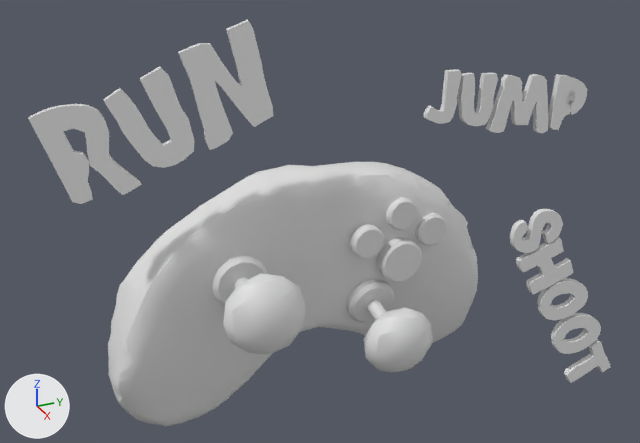
The FBX model Content/ArtAssets/Models/UI_Controller.fbx as it was, and as the next commit left it.
Camera for both pictures: a 50 mm lens placed at (0.0295, -0.0122, 0.0159), pointed at (0.0019, 0.0002, 0.0021). Every picture has the same lights, and +X, +Y and +Z are marked at lower left. Where no turn or scale is listed for an object, it has been applied to the vertices.

Script lines for the objects in view, before the commit:
```python
me_ui_controller = bpy.data.meshes.new('UI_Controller')
me_ui_controller.from_pydata(...)  # 3146 vertices, 4664 faces; spans x -0.0008..0.0057, y -0.0096..0.0123, z -0.006..0.0099
me_ui_controller.materials.append(mat_material)  # light grey #e2e2e2
ob_ui_controller = bpy.data.objects.new('UI_Controller', me_ui_controller)
ob_ui_controller.location = (0.0, 0.0, 0.0)
```
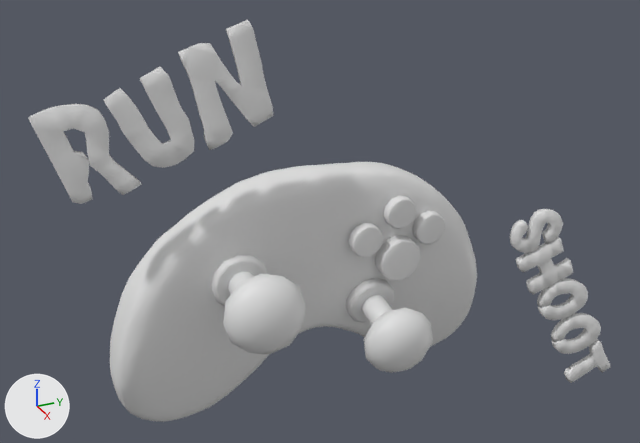
Where the change shows, as pixel boxes [x1, y1, x2, y2] in the pictures (640 x 443 px; the box of a moved part takes in the faces that stretch with it):
'UI_Controller', reshaped: before [28, 20, 611, 427]; after [28, 20, 611, 422]
part 1 of me_ui_controller, added: after [228, 272, 254, 295]
part 2 of me_ui_controller, rebuilt: before [367, 299, 386, 320]; after [362, 295, 392, 325]
part 3 of me_ui_controller, deleted: before [486, 74, 548, 133]
part 4 of me_ui_controller, deleted: before [458, 73, 498, 126]
part 5 of me_ui_controller, deleted: before [548, 74, 587, 130]
part 6 of me_ui_controller, deleted: before [423, 69, 461, 124]
part 7 of me_ui_controller, deleted: before [234, 278, 248, 289]
part 8 of me_ui_controller, moved or reshaped: before [108, 162, 478, 427]; after [110, 162, 477, 422]

Patch to the scene script:
```diff
--- a/Content/ArtAssets/Models/UI_Controller.fbx.py
+++ b/Content/ArtAssets/Models/UI_Controller.fbx.py
@@ me_ui_controller @@
 # used by ob_ui_controller; location = (0.0, 0.0, 0.0)
-me_ui_controller.from_pydata(...)  # 3146 vertices, 4664 faces; spans x -0.0008..0.0057, y -0.0096..0.0123, z -0.006..0.0099
+me_ui_controller.from_pydata(...)  # 3150 vertices, 5824 faces; spans x -0.0006..0.0057, y -0.0096..0.0123, z -0.0059..0.0099
+# me_ui_controller part 1: a new loose piece, a 12-sided cylinder along x spanning x 0.0003..0.0052, y -0.0037..-0.0026, z -0.0001..0.001, in mat_material (light grey #e2e2e2)
+# me_ui_controller part 2: the loose piece of 24 vertices spanning x 0.0005..0.0051, y 0.002..0.0026, z -0.0025..-0.001 is rebuilt with 24 vertices and now spans x 0.0004..0.0052, y 0.0017..0.0028, z -0.0027..-0.0008
+# me_ui_controller part 3: the loose piece of 114 vertices spanning x 0.0032..0.0039, y 0.0063..0.0087, z 0.005..0.0073 is deleted
+# me_ui_controller part 4: the loose piece of 72 vertices spanning x 0.003..0.0036, y 0.0051..0.0066, z 0.0056..0.0075 is deleted
+# me_ui_controller part 5: the loose piece of 70 vertices spanning x 0.0035..0.004, y 0.0088..0.0103, z 0.0051..0.0072 is deleted
+# me_ui_controller part 6: the loose piece of 50 vertices spanning x 0.0029..0.0034, y 0.0038..0.0051, z 0.0058..0.0077 is deleted
+# me_ui_controller part 7: the loose piece of 24 vertices spanning x 0.0003..0.0052, y -0.0034..-0.0028, z 0.0001..0.0007 is deleted
+# me_ui_controller part 8: 92 vertices moved from x -0.0006..0.0028, y -0.0071..0.0076, z -0.0055..0.0033 to x -0.0004..0.0028, y -0.0072..0.0077, z -0.0056..0.0028; 1821 vertices removed from x -0.0008..0.0029, y -0.008..0.0077, z -0.006..0.004; 2131 vertices added at x -0.0006..0.0028, y -0.0079..0.0077, z -0.0059..0.004
 me_ui_controller.materials.append(mat_material)
```
